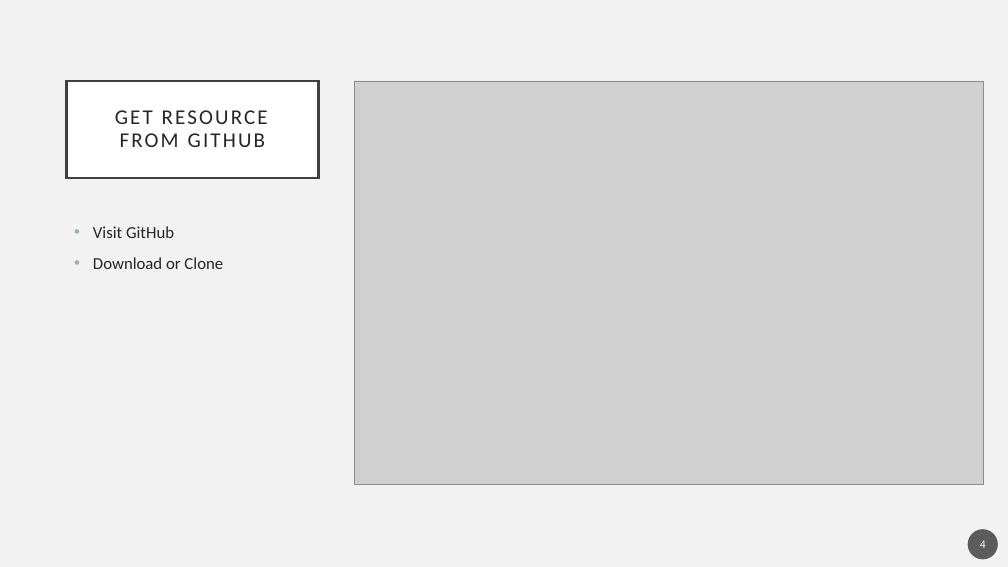
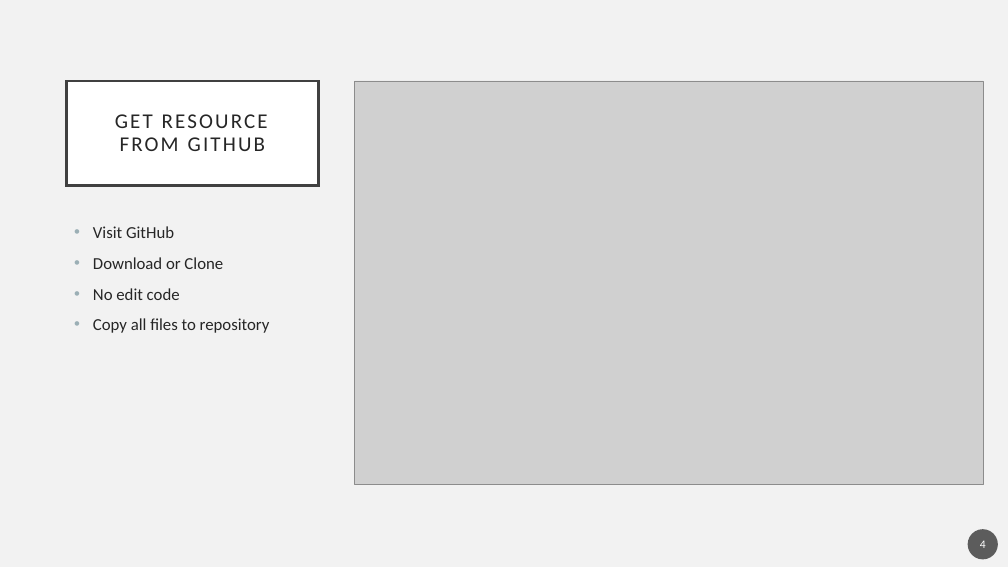
Before and after one commit to YehoonLee3/ChatBotCourse, a slide deck: slide 4 of 3-1 Git Workflow.pptx. Drawn at 1008x567 pixels with LibreOffice and Linux fonts; fonts in the diff are those of the drawing; grey boxes stand for pictures. Boxes give left, top, right and bottom in pixels: in the first picture for what was removed or moved away, otherwise in the second. Text is boxed around its words. In the diff, an @@ line names an element or a change of style, - is before the commit and + after.

```diff
--- a/3-1 Git Workflow.pptx
+++ b/3-1 Git Workflow.pptx
@@ title "GET RESOURCE FROM GITHUB" resized from (x1=67, y1=81, x2=318, y2=178) to (x1=67, y1=81, x2=318, y2=186) @@
@@ text at (x1=93, y1=288, x2=270, y2=333): paragraphs added @@
+• No edit code
+• Copy all files to repository
```
Also in this commit, not shown: 1 other slide changed, 4 other files.
